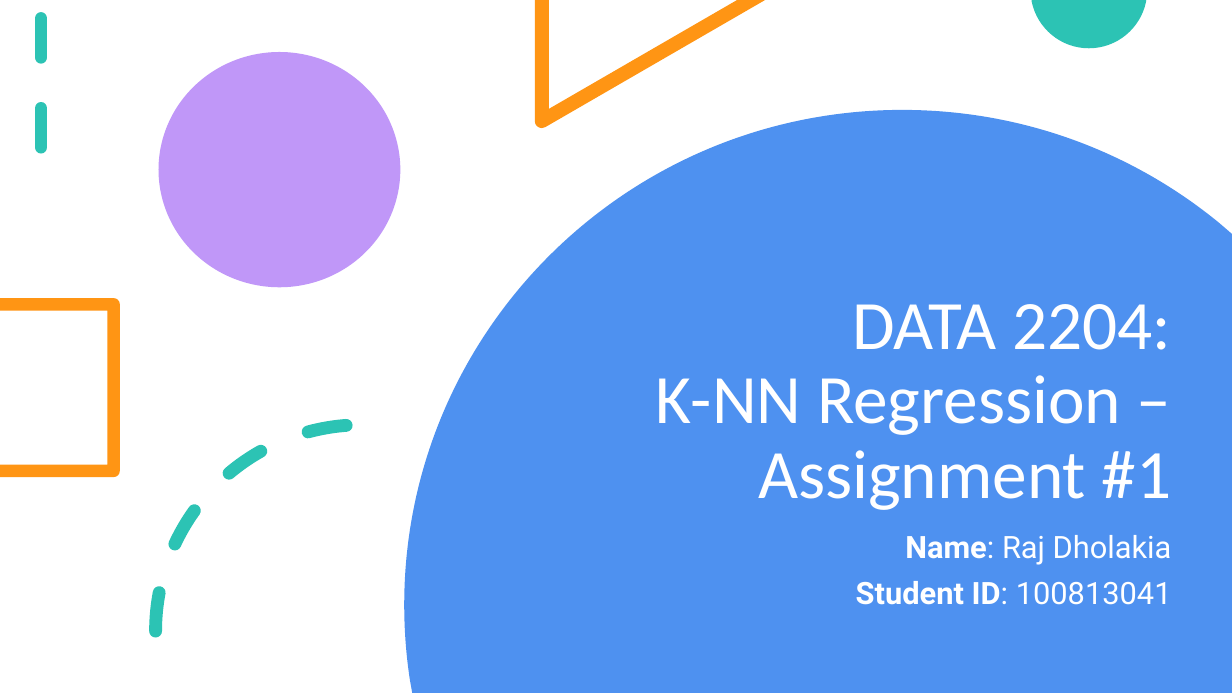
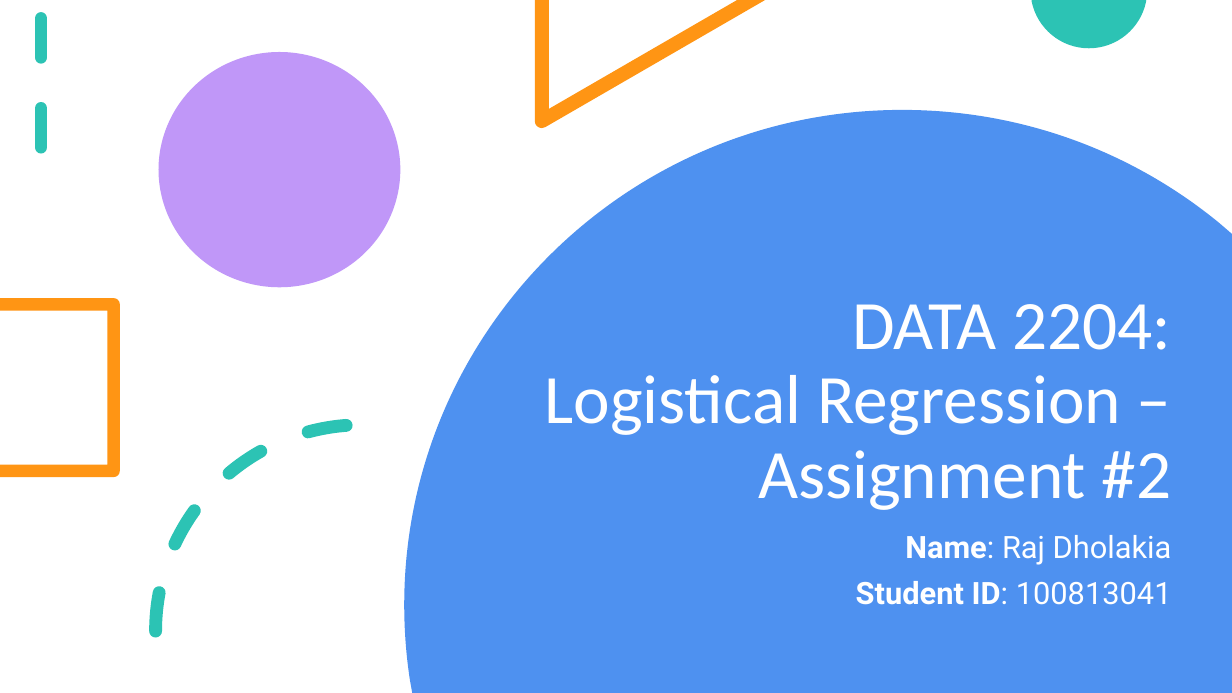
Before and after one commit to radroid/ml-algorithms-assignments, a slide deck: slide 1 of logistical_regression/Logistical Regression - Assignment 2.pptx. Drawn at 1232x693 pixels with LibreOffice and Linux fonts; fonts in the diff are those of the drawing. Boxes give left, top, right and bottom in pixels: in the first picture for what was removed or moved away, otherwise in the second. Text is boxed around its words. In the diff, an @@ line names an element or a change of style, - is before the commit and + after.

Commit message:
Assignment 2 submitted

```diff
--- a/logistical_regression/Logistical Regression - Assignment 2.pptx
+++ b/logistical_regression/Logistical Regression - Assignment 2.pptx
@@ title at (545, 375, 1172, 510): text changed @@
-K-NN Regression – Assignment #1
+Logistical Regression – Assignment #2
```
Also in this commit, not shown: 7 other slides changed, 2 slides added, 1 slide removed, 14 other files.
